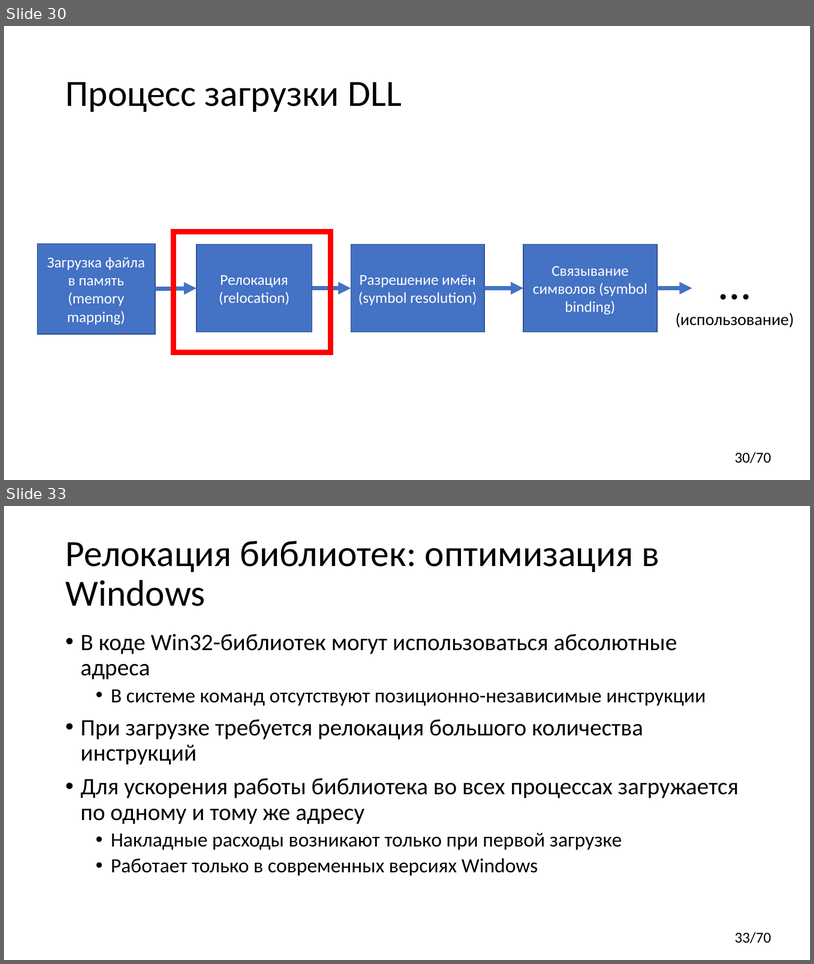
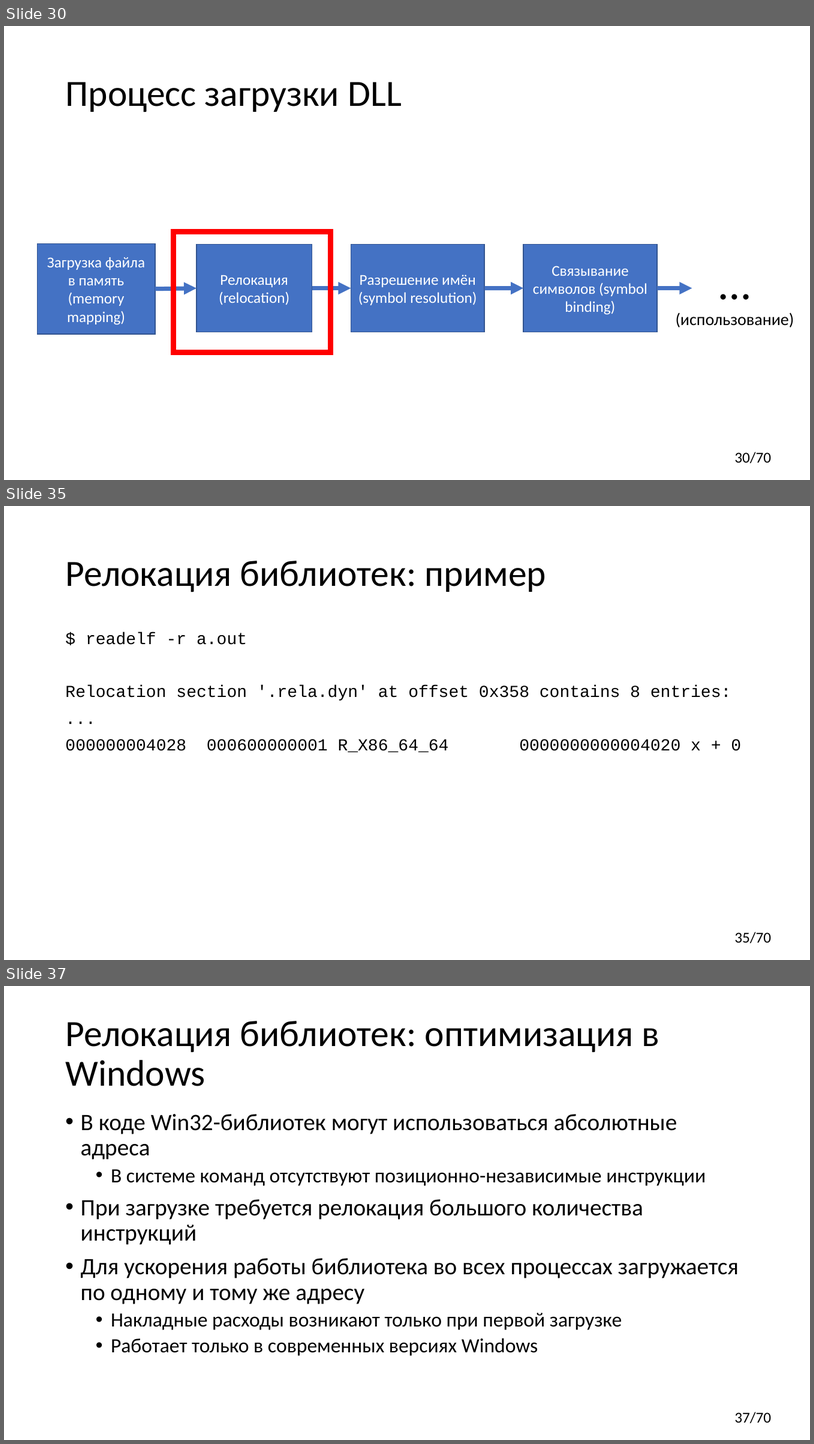
Before and after one commit to yugr/CppRussia, a slide deck: 2024/RU.pptx. Shown one above the other, each under a label of ours: slides 30 and 33 before the commit, slides 30, 35 and 37 after it; the slides between them are not shown. The pictures are 814x964 and 814x1444 pixels, drawn with LibreOffice and Linux fonts; fonts in the diff are those of the drawing. Boxes give left, top, right and bottom in pixels: in the first picture for what was removed or moved away, otherwise in the second. Text is boxed around its words. In the diff, an @@ line names an element or a change of style, - is before the commit and + after.

Commit message:
Added relocation example.

```diff
--- a/2024/RU.pptx
+++ b/2024/RU.pptx
@@ slide 35 added at [4, 506, 810, 960], background #FFFFFF; not listed: 1 template element that a slide beside it also shows @@
@@ title added at [65, 561, 546, 592], 44 pt, text #000000 @@
+Релокация библиотек: пример
@@ text added at [65, 632, 741, 752], 20 pt, text #000000 @@
+$ readelf -r a.out
+Relocation section '.rela.dyn' at offset 0x358 contains 8 entries:
+...
+000000004028 000600000001 R_X86_64_64 0000000000004020 x + 0
@@ what was slide 33 is now slide 37 @@
@@ page number at [735, 1411, 771, 1423]: text changed @@
-33/70
+37/70
```
Also in this commit, not shown: 3 slides changed, 4 other slides added, 1 slide removed.
